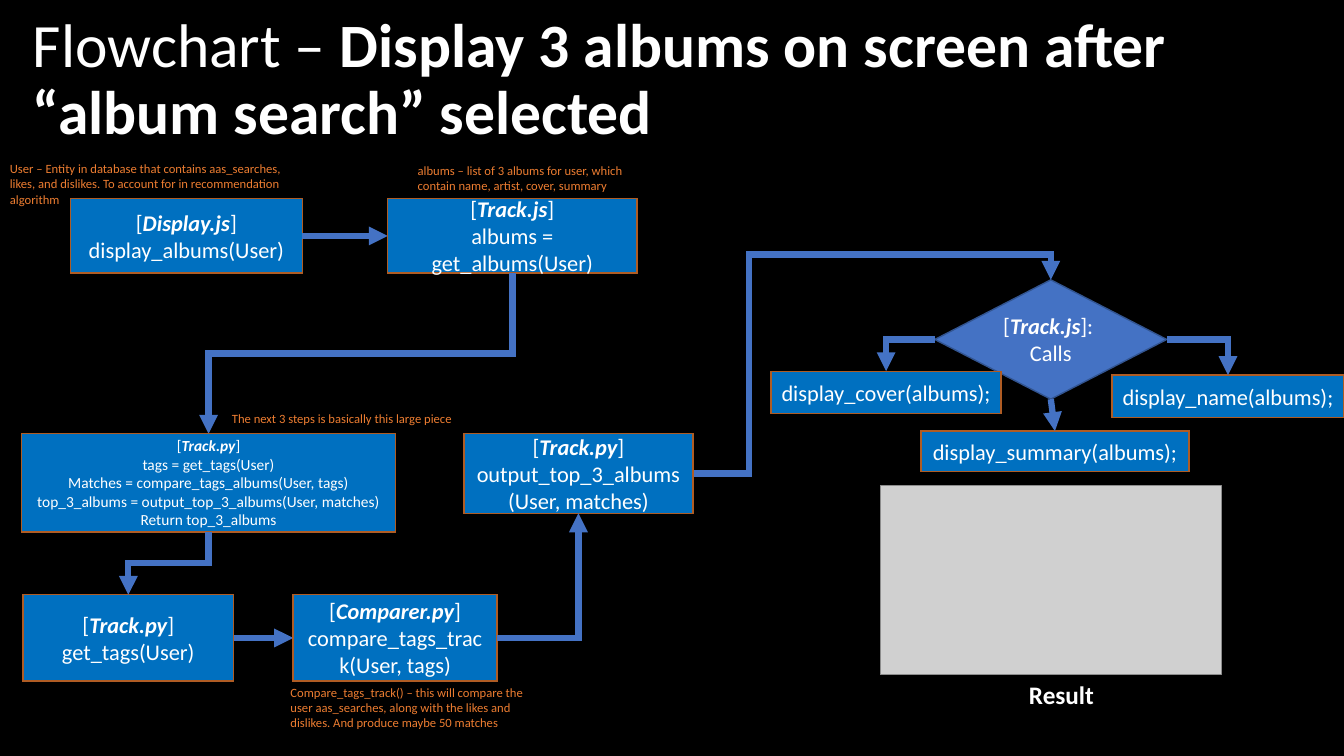
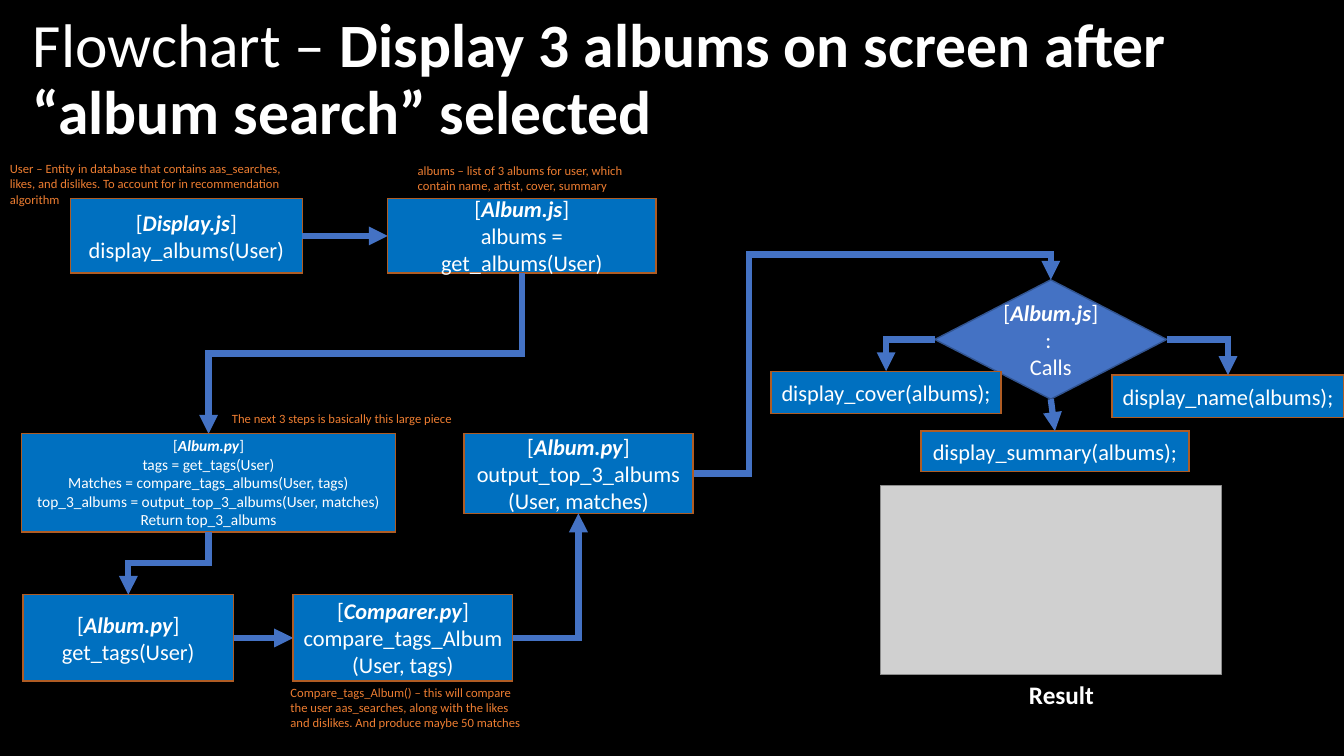
Before and after one commit to comp195/SongSurf, a slide deck: slide 3 of Documentation/functionality_flow.pptx. Drawn at 1344x756 pixels with LibreOffice and Linux fonts; fonts in the diff are those of the drawing; grey boxes stand for pictures. Boxes give left, top, right and bottom in pixels: in the first picture for what was removed or moved away, otherwise in the second. Text is boxed around its words. In the diff, an @@ line names an element or a change of style, - is before the commit and + after.

```diff
--- a/Documentation/functionality_flow.pptx
+++ b/Documentation/functionality_flow.pptx
@@ rectangle "[Album.js] albums = get_albums(User)": place and size @@
-rectangle "[Album.js] albums = get_albums(User)" at box(388, 199, 637, 273)
+rectangle "[Album.js] albums = get_albums(User)" at box(388, 199, 656, 273)
@@ text in rectangle at box(441, 200, 602, 277): text changed @@
-[Track.js]
-albums = get_albums(User)
+[Album.js]
+albums = get_albums(User)
@@ elbow arrow moved from (512, 273) - (209, 434) to (522, 273) - (209, 434) @@
@@ text in diamond at box(1003, 302, 1098, 375): text changed @@
-[Track.js]:
-Calls
+[Album.js]:
+Calls
@@ text in rectangle at box(143, 440, 275, 473): text changed @@
-[Track.py]
-tags = get_tags(User)
+[Album.py]
+tags = get_tags(User)
@@ text in rectangle at box(527, 438, 629, 459): text changed @@
-[Track.py]
+[Album.py]
@@ elbow arrow moved from (497, 638) - (579, 513) to (513, 638) - (579, 513) @@
@@ rectangle "[Comparer.py] compare_tags_Album(User, tags)": place and size @@
-rectangle "[Comparer.py] compare_tags_Album(User, tags)" at box(293, 595, 497, 682)
+rectangle "[Comparer.py] compare_tags_Album(User, tags)" at box(293, 595, 513, 682)
@@ text in rectangle at box(62, 616, 194, 664): text changed @@
-[Track.py]
-get_tags(User)
+[Album.py]
+get_tags(User)
@@ text in rectangle at box(304, 602, 503, 677): text changed @@
-[Comparer.py]
-compare_tags_track(User, tags)
+[Comparer.py]
+compare_tags_Album(User, tags)
@@ text at box(290, 688, 520, 729): text changed @@
-Compare_tags_track() – this will compare the user aas_searches, along with the likes and dislikes. And produce maybe 50 matches
+Compare_tags_Album() – this will compare the user aas_searches, along with the likes and dislikes. And produce maybe 50 matches
```
Also in this commit, not shown: 2 other slides changed, 3 other files.
